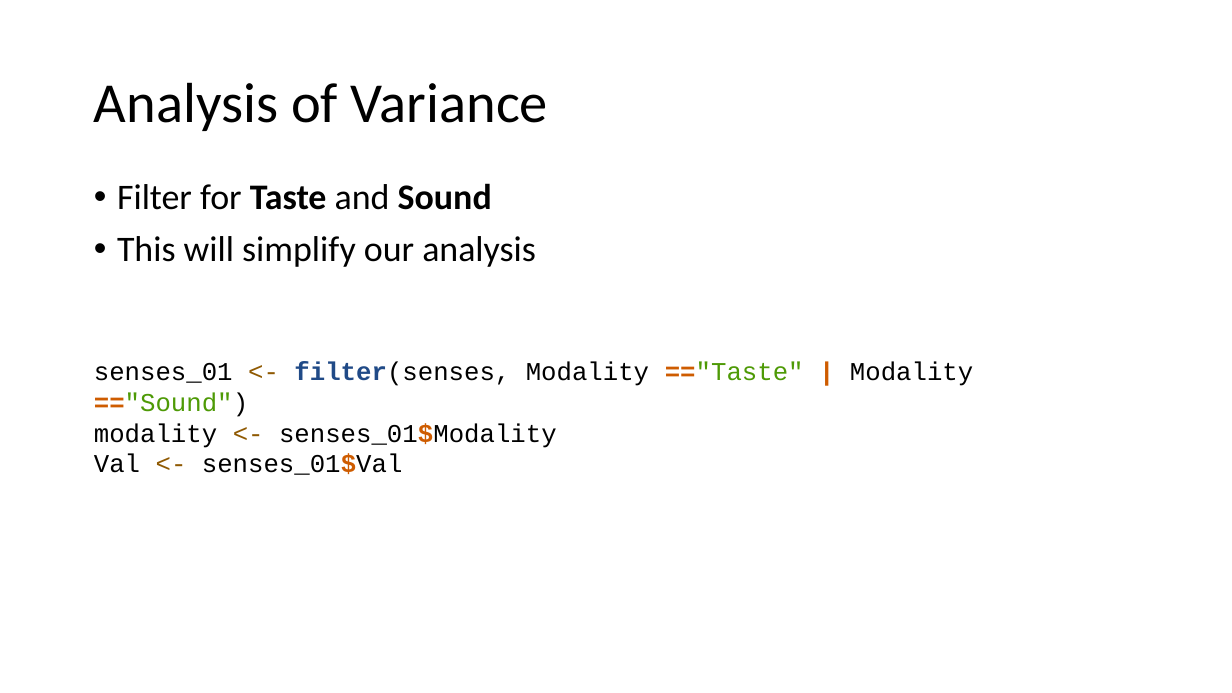
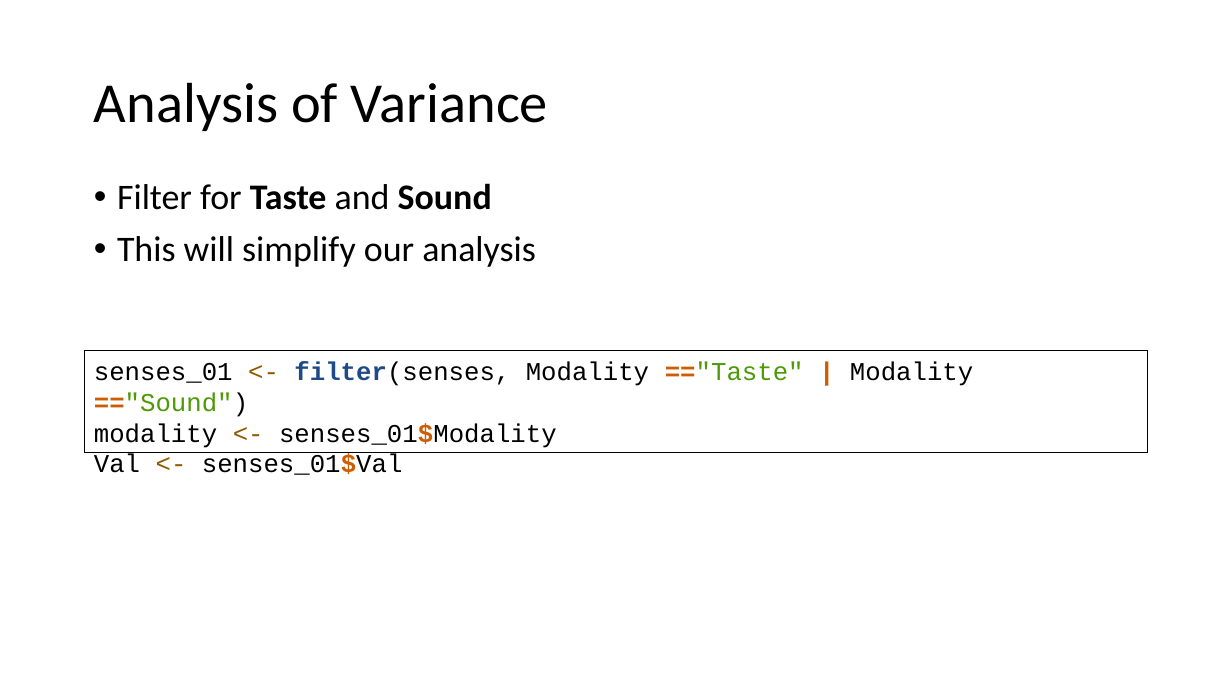
Before and after one commit to ajrtallman/StatisticsinLinguistics_FSU_2023_2024, a slide deck: slide 26 of 02_slides/Statistics for linguists 2023-11-29.pptx. Drawn at 1232x693 pixels with LibreOffice and Linux fonts; fonts in the diff are those of the drawing. Boxes give left, top, right and bottom in pixels: in the first picture for what was removed or moved away, otherwise in the second. Text is boxed around its words. In the diff, an @@ line names an element or a change of style, - is before the commit and + after.

```diff
--- a/02_slides/Statistics for linguists 2023-11-29.pptx
+++ b/02_slides/Statistics for linguists 2023-11-29.pptx
@@ rectangle "senses_01 <- filter(senses, Modality =="Taste" ...": place and size @@
-rectangle "senses_01 <- filter(senses, Modality =="Taste" ..." at box(94, 361, 973, 475)
+rectangle "senses_01 <- filter(senses, Modality =="Taste" ..." at box(85, 350, 1148, 453)
@@ rectangle "senses_01 <- filter(senses, Modality =="Taste" ..." at box(85, 350, 1148, 453): outline none to #000000 0.75 pt @@
```
Also in this commit, not shown: 15 other slides changed, 8 slides added, 1 slide removed, 29 other files.
